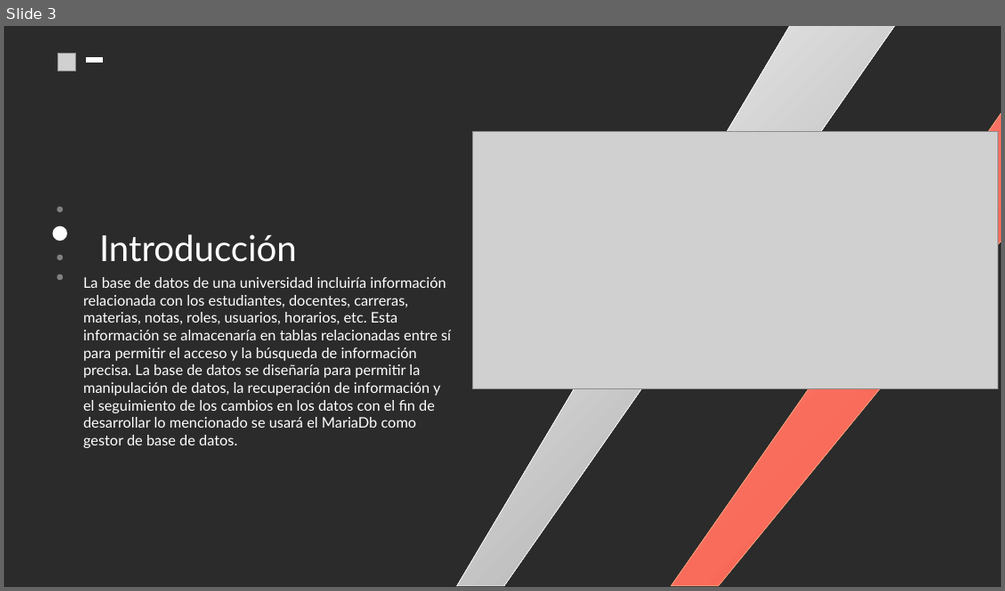
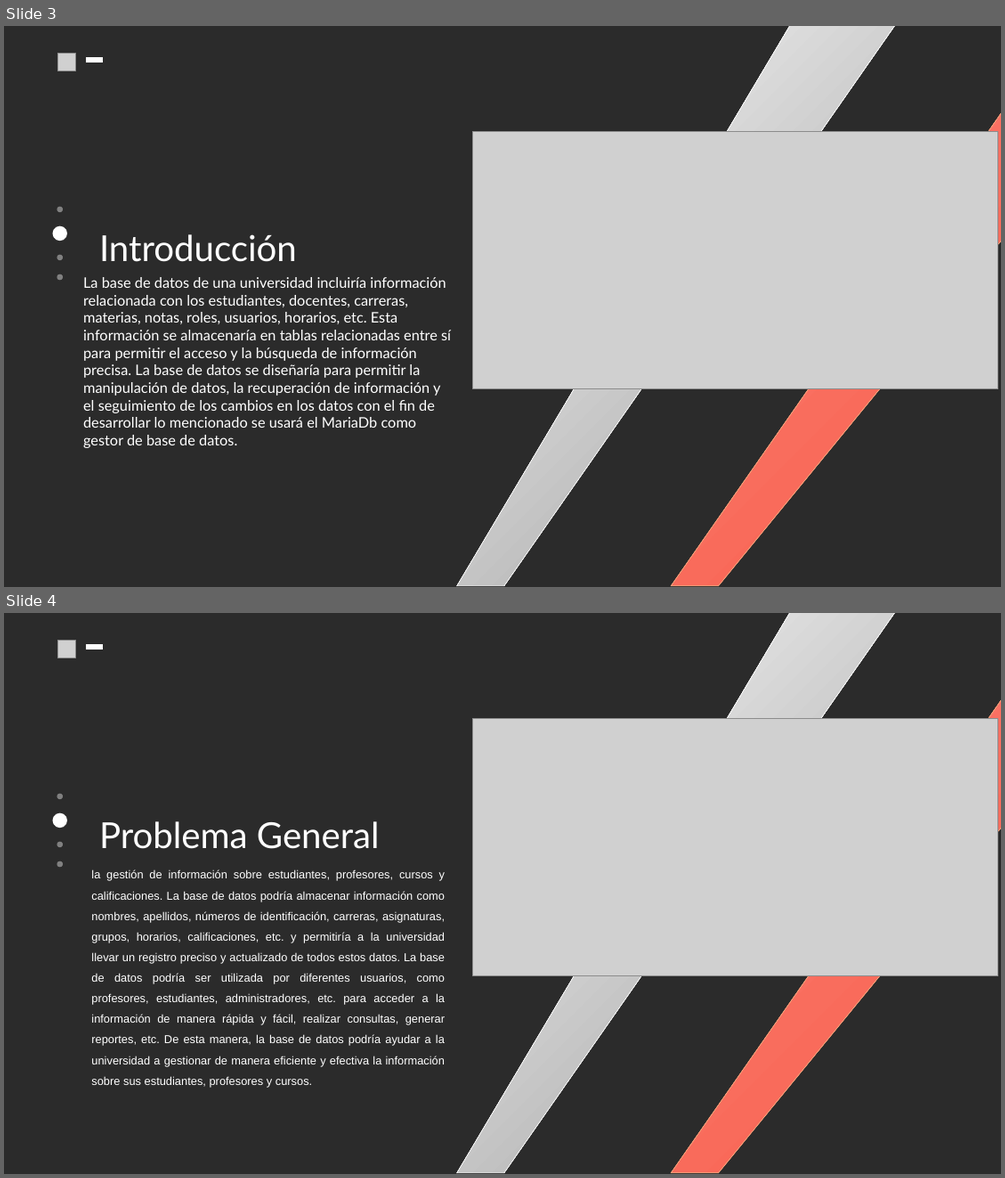
Before and after one commit to REXFOX195/base-de-datos-2, a slide deck: hito 5/Proyecto final/defenza powerpoint.pptx. Shown one above the other, each under a label of ours: slide 3 before the commit, slides 3 and 4 after it. The pictures are 1005x591 and 1005x1178 pixels, drawn with LibreOffice and Linux fonts; fonts in the diff are those of the drawing; grey boxes stand for pictures; background and template pictures are left out; a plain dark background stands for a picture behind light text. Boxes give left, top, right and bottom in pixels: in the first picture for what was removed or moved away, otherwise in the second. Text is boxed around its words. In the diff, an @@ line names an element or a change of style, - is before the commit and + after.

```diff
--- a/hito 5/Proyecto final/defenza powerpoint.pptx
+++ b/hito 5/Proyecto final/defenza powerpoint.pptx
@@ slide 4 added at box(4, 613, 1001, 1174), background picture (left out) @@
@@ math minus added at box(82, 635, 105, 658), fill #FFFFFF @@
@@ freeform shape added at box(457, 613, 896, 1173), fill gradient #979797 to #FFFFFF, outline #FFFFFF 0.5 pt @@
@@ picture added at box(57, 640, 76, 657) @@
@@ picture added at box(473, 718, 998, 976) @@
@@ freeform shape added at box(671, 698, 1001, 1173), fill gradient #F95D4D to #FA8072, outline #F4B183 0.5 pt @@
@@ ellipse added at box(57, 793, 63, 799), fill #808080 @@
@@ ellipse added at box(53, 812, 67, 827), fill #FFFFFF @@
@@ text added at box(99, 821, 380, 849), 34.5 pt, text #FFFFFF @@
+Problema General
@@ ellipse added at box(57, 842, 63, 848), fill #808080 @@
@@ ellipse added at box(57, 861, 63, 868), fill #808080 @@
@@ text added at box(91, 869, 445, 1087), 11 pt, text #FFFFFF @@
+la gestión de información sobre estudiantes, profesores, cursos y calificaciones. La base de datos podría almacenar información como nombres, apellidos, números de identificación, carreras, asignaturas, grupos, horarios, calificaciones, etc. y permitiría a la universidad llevar un registro preciso y actualizado de todos estos datos. La base de datos podría ser utilizada por diferentes usuarios, como profesores, estudiantes, administradores, etc. para acceder a la información de manera rápida y fácil, realizar consultas, generar reportes, etc. De esta manera, la base de datos podría ayudar a la universidad a gestionar de manera eficiente y efectiva la información sobre sus estudiantes, profesores y cursos.
```
Also in this commit, not shown: 1 other slide added, 2 other files.
